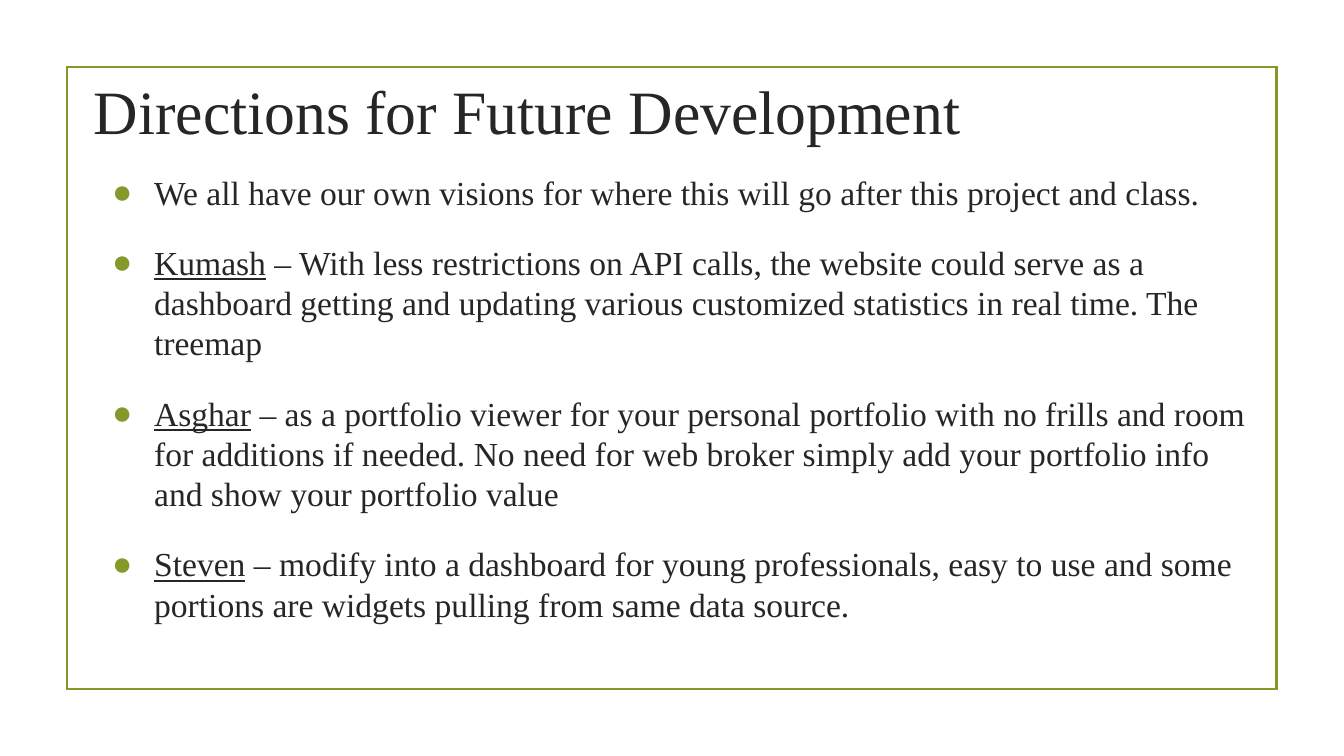
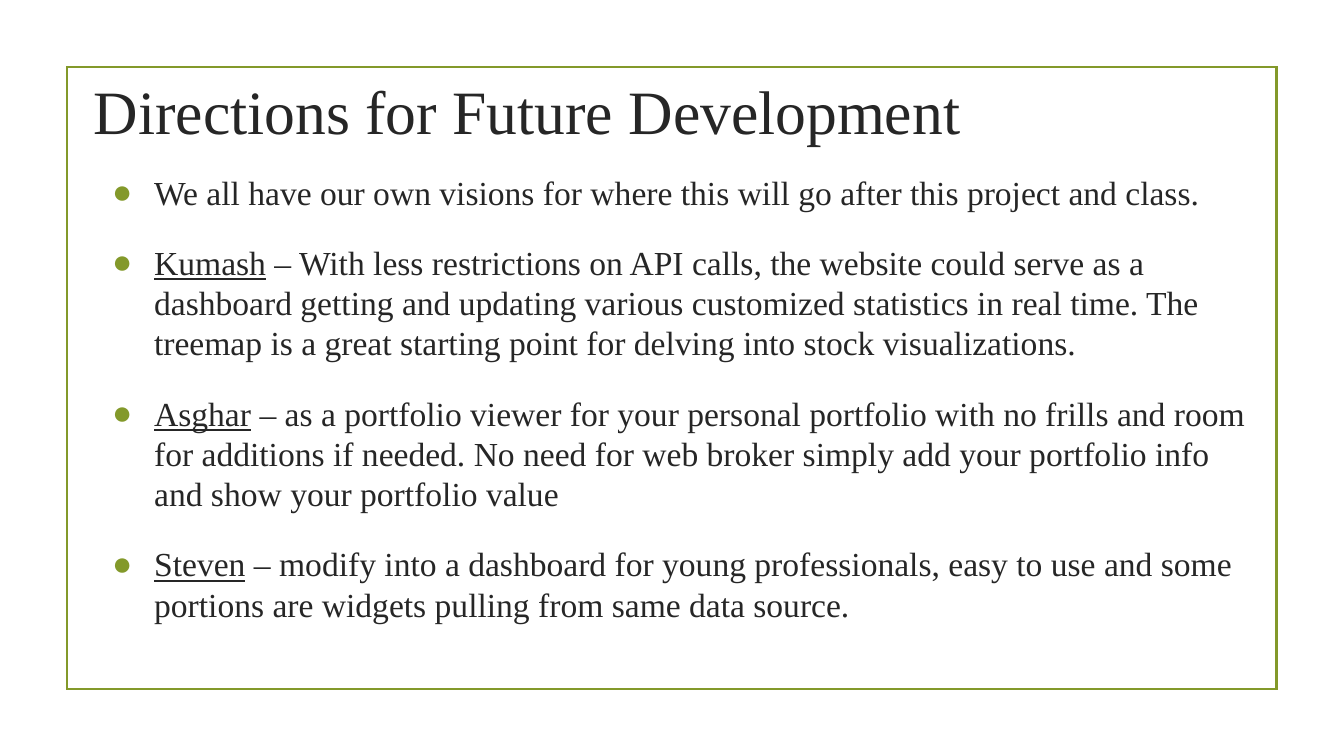
Before and after one commit to StevenTraboulay/StockApp.github.io, a slide deck: slide 7 of Rough work/Project Presentation.pptx. Drawn at 1344x756 pixels with LibreOffice and Linux fonts; fonts in the diff are those of the drawing; background and template pictures are left out. Boxes give left, top, right and bottom in pixels: in the first picture for what was removed or moved away, otherwise in the second. Text is boxed around its words. In the diff, an @@ line names an element or a change of style, - is before the commit and + after.

Commit message:
updated presentation talking points - Kumash

```diff
--- a/Rough work/Project Presentation.pptx
+++ b/Rough work/Project Presentation.pptx
@@ text at box(154, 251, 1198, 362): text changed @@
-● Kumash – With less restrictions on API calls, the website could serve as a dashboard getting and updating various customized statistics in real time. The treemap
+● Kumash – With less restrictions on API calls, the website could serve as a dashboard getting and updating various customized statistics in real time. The treemap is a great starting point for delving into stock visualizations.
```
Also in this commit, not shown: 1 other slide changed, 1 other file.
